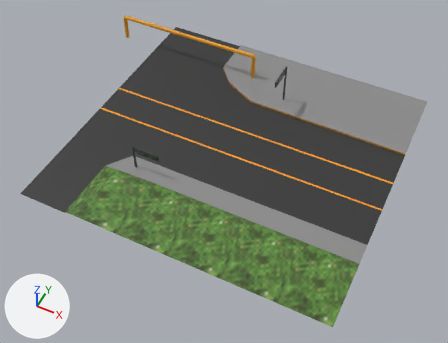
One commit to the OBJ model data/maps/3D/mcity/import/map/08_sept_r.obj: the scene before it, then after it.
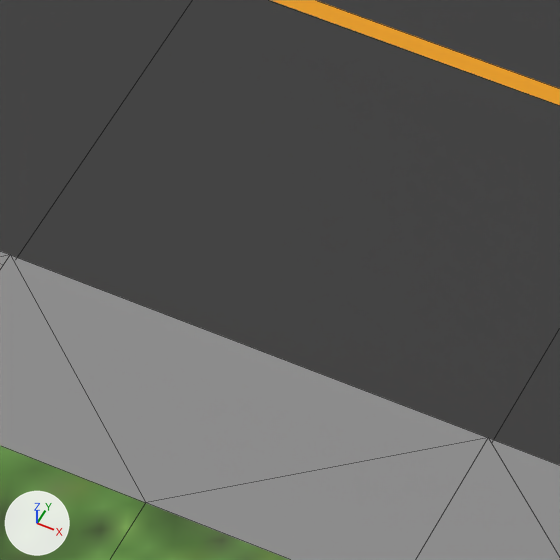
Each version appears first whole from a 50 mm camera at (9.5, -20.2, 23.1) aimed at (0.0, -1.2, -0.6), and next in a close-up on the part from 47% to 60% of the width and 46% to 63% of the height. The lights are fixed; the arrows at lower left show +X, +Y and +Z. The close-ups show mesh edges as thin lines. Where no turn or scale is listed for an object, it has been applied to the vertices. Vertices at the same position are counted once.

Names of what the first close-up shows: '08_sept_r'.
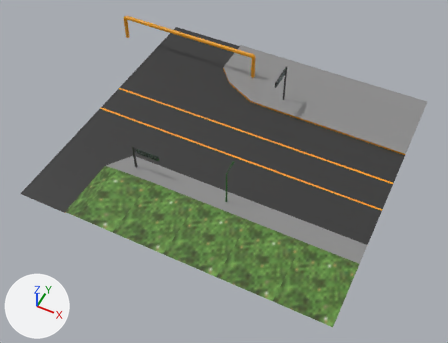
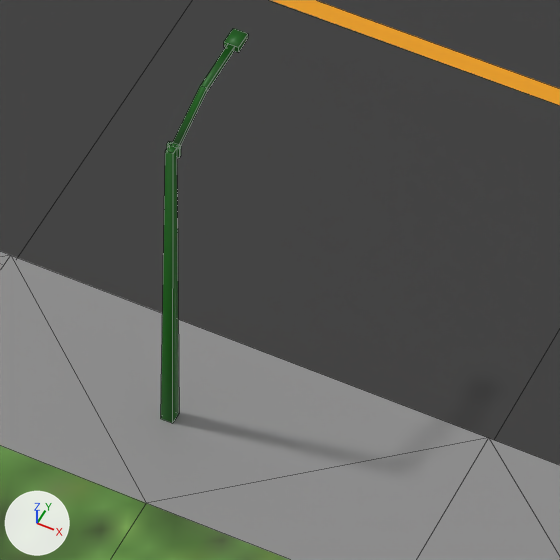
Patch to the scene script:
```diff
--- a/data/maps/3D/mcity/import/map/08_sept_r.obj.py
+++ b/data/maps/3D/mcity/import/map/08_sept_r.obj.py
@@ mat_marsindx_68 @@
+mat_marsindx_68 = principled_material('MARSINDX_68')
+mat_marsindx_68.base_color = (0.0, 0.107, 0.0)  # dark green #005c00
@@ me_08_sept_r @@
 # used by ob_08_sept_r; location = (0.0, 0.0, 0.0)
 # verts and faces of me_08_sept_r; kept vertices keep their numbers, new ones are numbered from 264
-me_08_sept_r.from_pydata(...)  # 264 vertices, 258 faces; spans x -10.2..8.0, y -7.3..8.0, z -0.1..2.3
+me_08_sept_r.from_pydata(...)  # 300 vertices, 304 faces; spans x -10.2..8.0, y -7.3..8.0, z -0.1..2.3
+# me_08_sept_r part 1: a new loose piece of 28 vertices spanning x 1.2, y -3.3..-2.6, z 1.9..2.1, in mat_marsindx_68 (dark green #005c00)
+# me_08_sept_r part 2
+verts[264] = (1.2, -3.4, 0.0)  # pixel (160, 418)
+verts[265] = (1.2, -3.4, 0.0)  # pixel (172, 423)
+verts[266] = (1.2, -3.4, 2.0)  # pixel (173, 153)
+verts[267] = (1.2, -3.4, 2.0)  # pixel (165, 150)
+for new, old in zip([*range(268, 272)], [*range(264, 268)]): verts[new] = verts[old] + (0.0, 0.1, 0.0)
+faces += [(264, 265, 266, 267), (266, 270, 271, 267), (268, 271, 270, 269), (265, 269, 270, 266), (264, 267, 271, 268)]  # mat_marsindx_68 (dark green #005c00)
 me_08_sept_r.materials.append(mat_marsindx_28)
@@ me_08_sept_r @@
 me_08_sept_r.materials.append(mat_marscity)
+me_08_sept_r.materials.append(mat_marsindx_68)  # dark green #005c00
```

Boxes [x1, y1, x2, y2] around the edits, measured in the close-ups (560 x 560 px):
part 1 of me_08_sept_r, added (green)
    after: [167, 28, 248, 158]
part 2 of me_08_sept_r, added (green)
    after: [161, 145, 179, 423]
